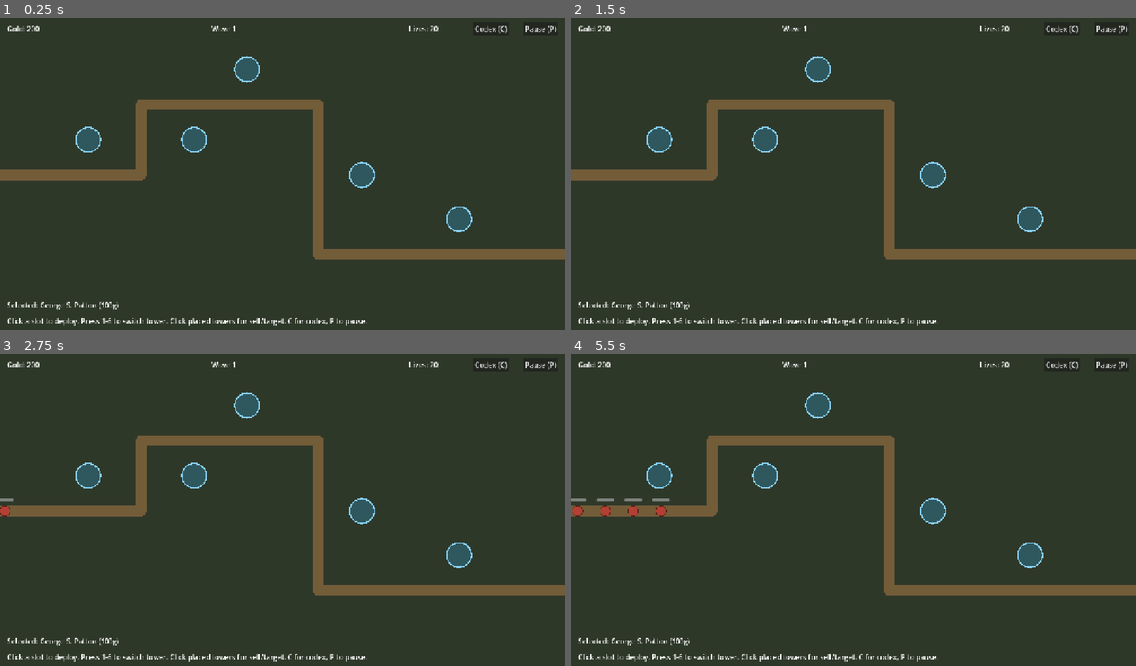
Above: before the commit, frames 1-4 (two rows, left to right).
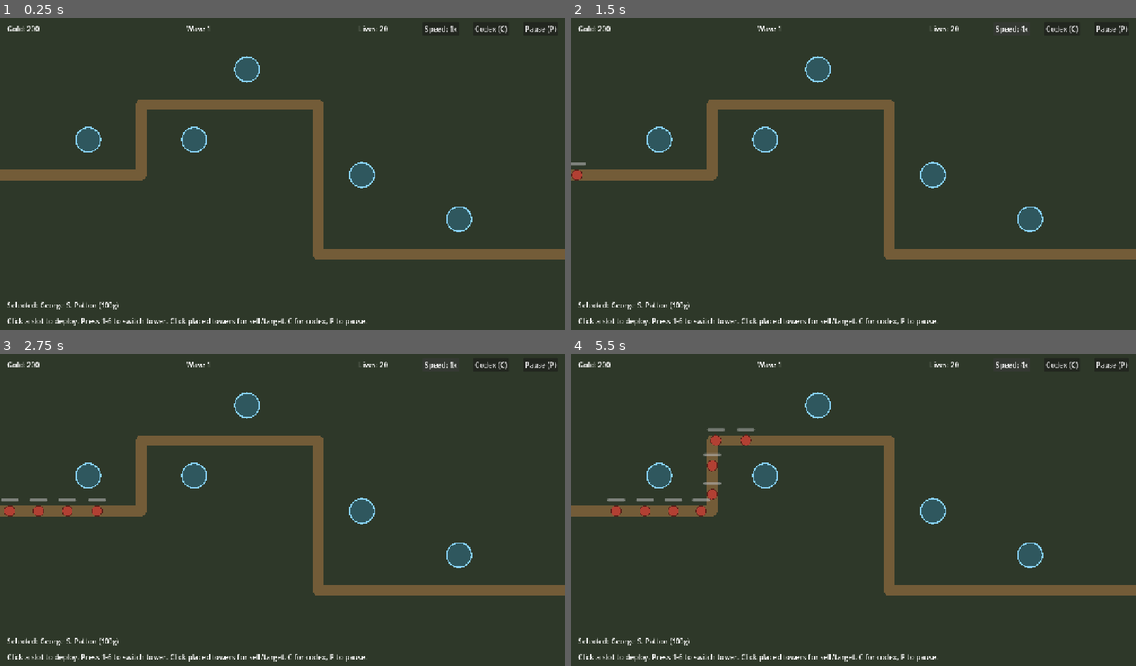
Above: after the commit, the same moments.

Repository: Josh-Buck/wwii-td
Game: Godot game, scene res://scenes/main/Main.tscn
Same seed, same stepped clock (60 frames per second), same inputs: the game is played once before the commit and once after it.
Inputs (mouse positions are in pixels of both pictures, inside the frame that each line leads up to):
- Up to frame 1 (0.25 s): no input
- Up to frame 2 (1.5 s): click (1011, 27) at 0.5 s, where only the run after the commit has a clickable "Speed: 1x"; click (1011, 27) at 1.25 s, where only the run after the commit has a clickable "Speed: 2x"
- Up to frame 3 (2.75 s): click (440, 363) at 2 s, where only the run after the commit has a clickable "Speed: 4x"
- Up to frame 4 (5.5 s): click "Codex (C)" at 2.75 s; click "Codex (C)" at 3.5 s; click (1011, 363) at 4.25 s, where only the run after the commit has a clickable "Speed: 1x"; click (1011, 363) at 5 s, where only the run after the commit has a clickable "Speed: 2x"

The runs differ from the first frame. In frame 1, 0.2% of the frame differs, in the area x 33-81%, y 2-5%; in frame 2, 0.3%; in frame 3, 0.5%; in frame 4, 1.2%, in the area x 0-81%, y 2-53%.

Commit message:
M2: speed button - 1x/2x/4x via button or Space

Diff:
--- a/scenes/ui/HUD.gd
+++ b/scenes/ui/HUD.gd
@@ -19,6 +19,10 @@
 @onready var pause_btn: Button = $TopBar/PauseButton
 @onready var pause_overlay: Control = $PauseOverlay
 @onready var resume_btn: Button = $PauseOverlay/Center/VBox/ResumeButton
+@onready var speed_btn: Button = $TopBar/SpeedButton
+
+const _SPEED_CYCLE: Array[float] = [1.0, 2.0, 4.0]
+var _speed_idx: int = 0
 @onready var shop_panel: PanelContainer = $ShopPanel
 @onready var shop_title: Label = $ShopPanel/VBox/Title
 @onready var shop_gold_label: Label = $ShopPanel/VBox/GoldLabel
@@ -66,6 +70,8 @@
 	pause_btn.pressed.connect(toggle_pause)
 	resume_btn.pressed.connect(toggle_pause)
 	pause_overlay.visible = false
+	speed_btn.pressed.connect(_cycle_speed)
+	_apply_speed()
 	shop_panel.visible = false
 	shop_next_btn.pressed.connect(_on_shop_next_pressed)
 	EventBus.shop_opened.connect(_on_shop_opened)
@@ -171,6 +177,9 @@
 		KEY_C:
 			_toggle_codex()
 			get_viewport().set_input_as_handled()
+		KEY_SPACE:
+			_cycle_speed()
+			get_viewport().set_input_as_handled()
 
 func toggle_pause() -> void:
 	var p := not get_tree().paused
@@ -178,6 +187,14 @@
 	pause_overlay.visible = p
 	pause_btn.text = "Resume (P)" if p else "Pause (P)"
 	EventBus.pause_toggled.emit(p)
+
+func _cycle_speed() -> void:
+	_speed_idx = (_speed_idx + 1) % _SPEED_CYCLE.size()
+	_apply_speed()
+
+func _apply_speed() -> void:
+	Engine.time_scale = _SPEED_CYCLE[_speed_idx]
+	speed_btn.text = "Speed: %dx" % int(_SPEED_CYCLE[_speed_idx])
 
 func _on_shop_opened(bonds: Array) -> void:
 	_shop_bonds = bonds
--- a/scenes/ui/HUD.tscn
+++ b/scenes/ui/HUD.tscn
@@ -37,6 +37,9 @@
 [node name="Spacer3" type="Control" parent="TopBar"]
 mouse_filter = 2
 custom_minimum_size = Vector2(16, 0)
+
+[node name="SpeedButton" type="Button" parent="TopBar"]
+text = "Speed: 1x"
 
 [node name="CodexButton" type="Button" parent="TopBar"]
 text = "Codex (C)"
